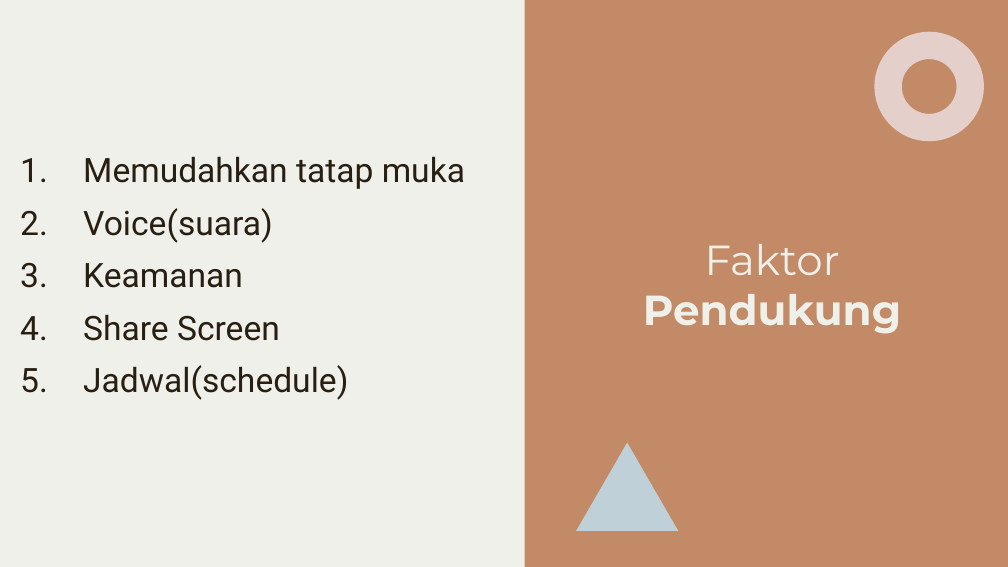
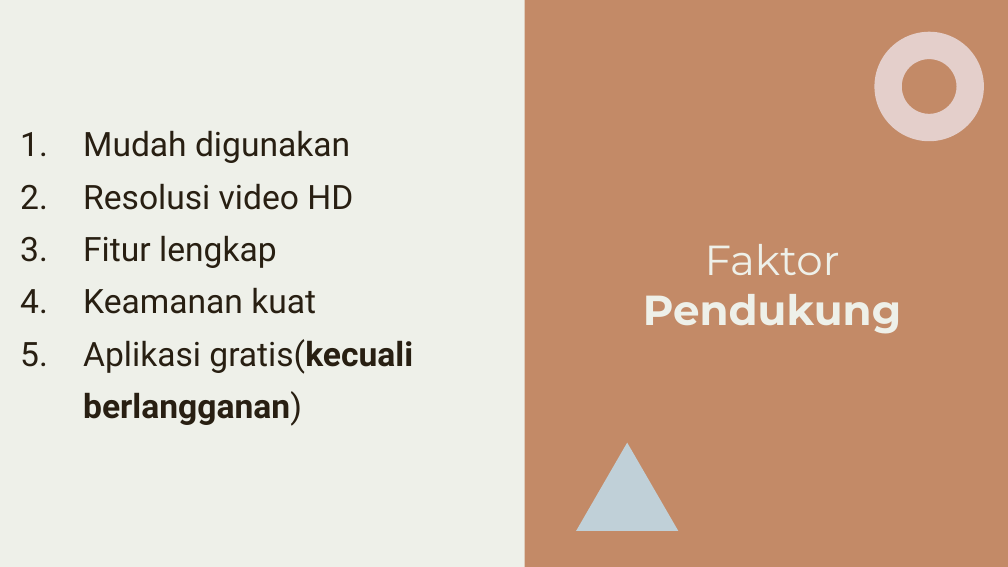
Before and after one commit to Malja321999/-Tugas-1-Kelompok-3-Komputer-masyarakat, a slide deck: slide 11 of [Tugas 3] KELOMPOK 3-Faktor Pertemuan Cloud Zoom Adopsi Teknologi di Pandemi COVID-19.pptx (slide 6 before the commit). Drawn at 1008x567 pixels with LibreOffice and Linux fonts; fonts in the diff are those of the drawing. Boxes give left, top, right and bottom in pixels: in the first picture for what was removed or moved away, otherwise in the second. Text is boxed around its words. In the diff, an @@ line names an element or a change of style, - is before the commit and + after.

```diff
--- a/[Tugas 3] KELOMPOK 3-Faktor Pertemuan Cloud Zoom Adopsi Teknologi di Pandemi COVID-19.pptx
+++ b/[Tugas 3] KELOMPOK 3-Faktor Pertemuan Cloud Zoom Adopsi Teknologi di Pandemi COVID-19.pptx
@@ subtitle at <box>83,130,413,426</box>: text changed @@
-1. Memudahkan tatap muka
-2. Voice(suara)
-3. Keamanan
-4. Share Screen
-5. Jadwal(schedule)
+1. Mudah digunakan
+2. Resolusi video HD
+3. Fitur lengkap
+4. Keamanan kuat
+5. Aplikasi gratis(kecuali berlangganan)
```
Also in this commit, not shown: 3 other slides changed, 5 slides added, 1 other file.
